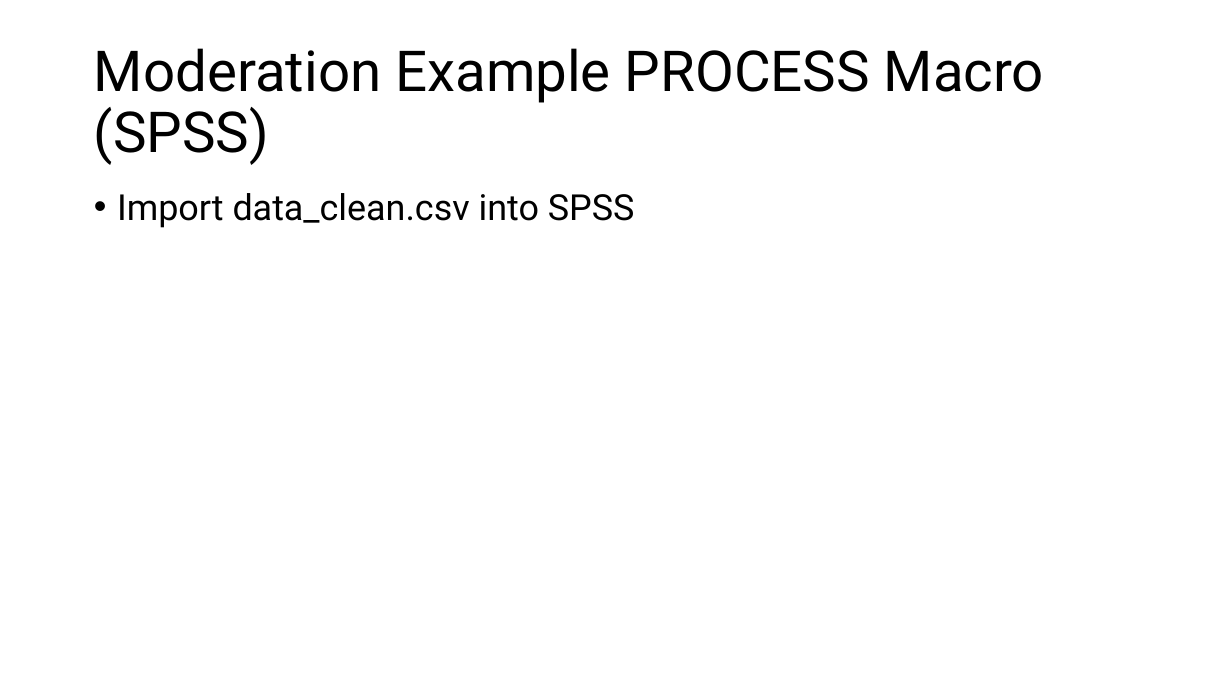
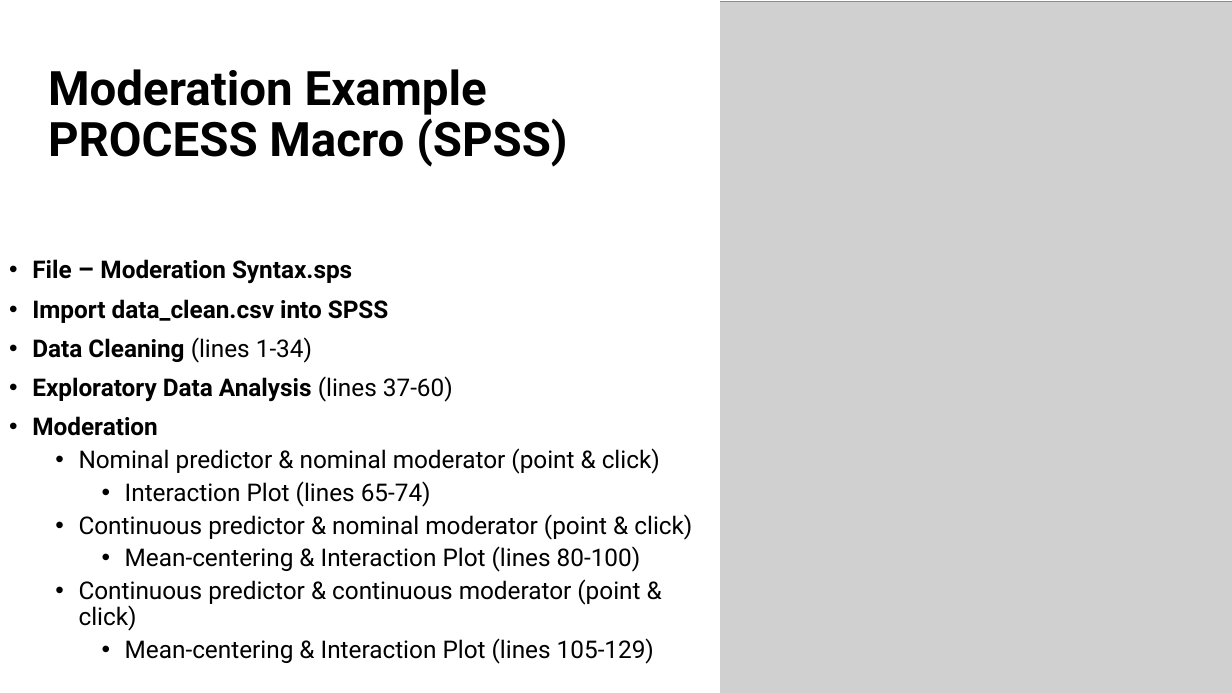
Before and after one commit to EwokOzwok/Data-Analysis-II---CBHPAR-Seminar, a slide deck: slide 10 of Data Analysis II - Mediation and Moderation.pptx. Drawn at 1232x693 pixels with LibreOffice and Linux fonts; fonts in the diff are those of the drawing; grey boxes stand for pictures. Boxes give left, top, right and bottom in pixels: in the first picture for what was removed or moved away, otherwise in the second. Text is boxed around its words. In the diff, an @@ line names an element or a change of style, - is before the commit and + after.

```diff
--- a/Data Analysis II - Mediation and Moderation.pptx
+++ b/Data Analysis II - Mediation and Moderation.pptx
@@ rectangle added at bbox=[0, 0, 616, 693], fill #FFFFFF @@
@@ rectangle added at bbox=[0, 0, 616, 231], fill #FFFFFF @@
@@ rectangle added at bbox=[14, 0, 720, 693], fill #FFFFFF @@
@@ picture added at bbox=[720, 1, 1232, 693] @@
@@ title "Moderation Example PROCESS Macro (SPSS)": place and size @@
-title "Moderation Example PROCESS Macro (SPSS)" at bbox=[94, 48, 1044, 165]
+title "Moderation Example PROCESS Macro (SPSS)" at bbox=[48, 69, 567, 167]
@@ title "Moderation Example PROCESS Macro (SPSS)" at bbox=[48, 69, 567, 167]: size 44 to 37 pt, bold on @@
@@ text "File – Moderation Syntax.sps": place and size @@
-text "File – Moderation Syntax.sps" at bbox=[117, 193, 635, 228]
+text "File – Moderation Syntax.sps" at bbox=[32, 259, 692, 664]
@@ text "File – Moderation Syntax.sps" at bbox=[32, 259, 692, 664]: vertical alignment top to middle @@
@@ text at bbox=[32, 259, 352, 284]: paragraph added @@
+• File – Moderation Syntax.sps
@@ text at bbox=[32, 299, 389, 323]: size 28 to 19 pt, bold on in "Import data_clean.csv into SPSS" @@
@@ text at bbox=[32, 337, 692, 664]: paragraphs added @@
+• Data Cleaning (lines 1-34)
+• Exploratory Data Analysis (lines 37-60)
+• Moderation
+  • Nominal predictor & nominal moderator (point & click)
+    • Interaction Plot (lines 65-74)
+  • Continuous predictor & nominal moderator (point & click)
+    • Mean-centering & Interaction Plot (lines 80-100)
+  • Continuous predictor & continuous moderator (point & click)
+    • Mean-centering & Interaction Plot (lines 105-129)
```
Also in this commit, not shown: 7 other slides changed, 1 slide added, 3 other files.
